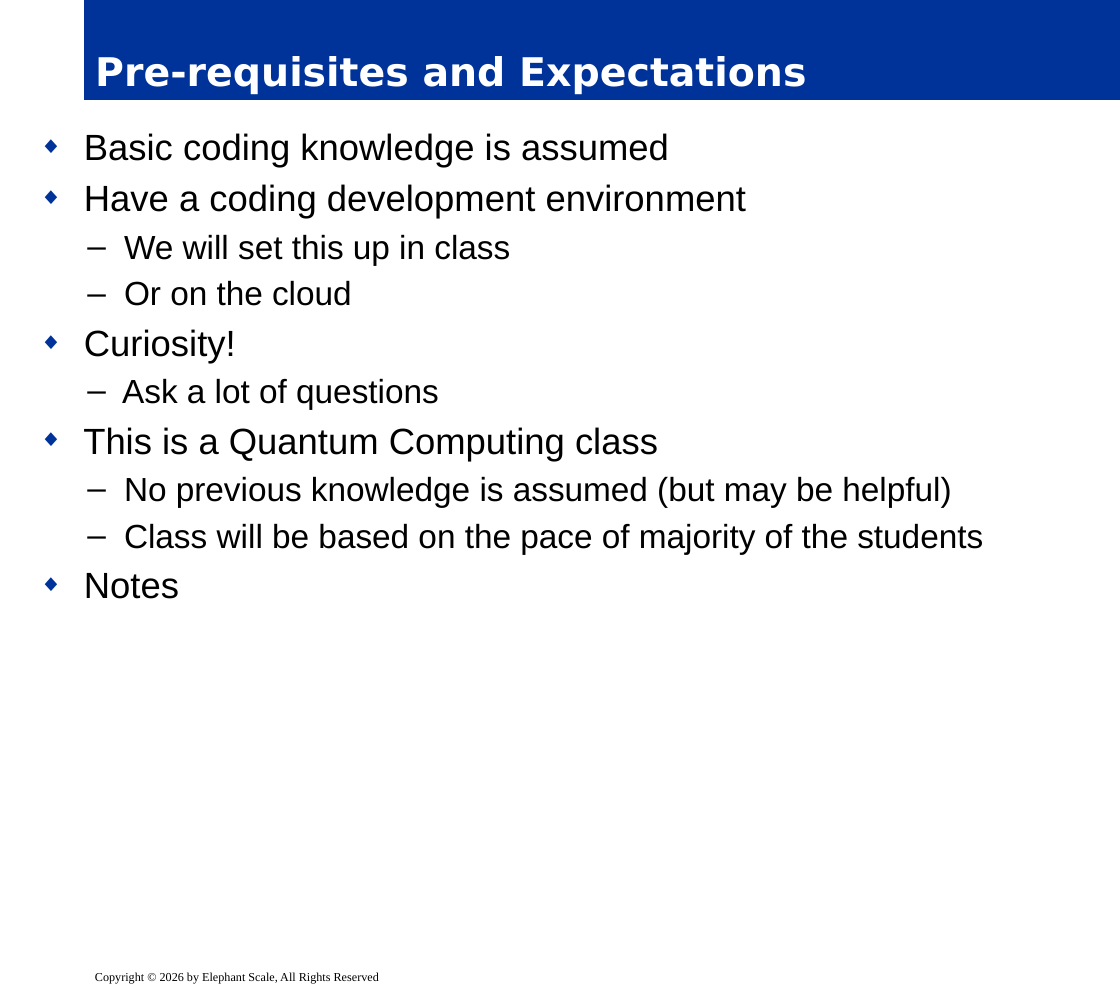
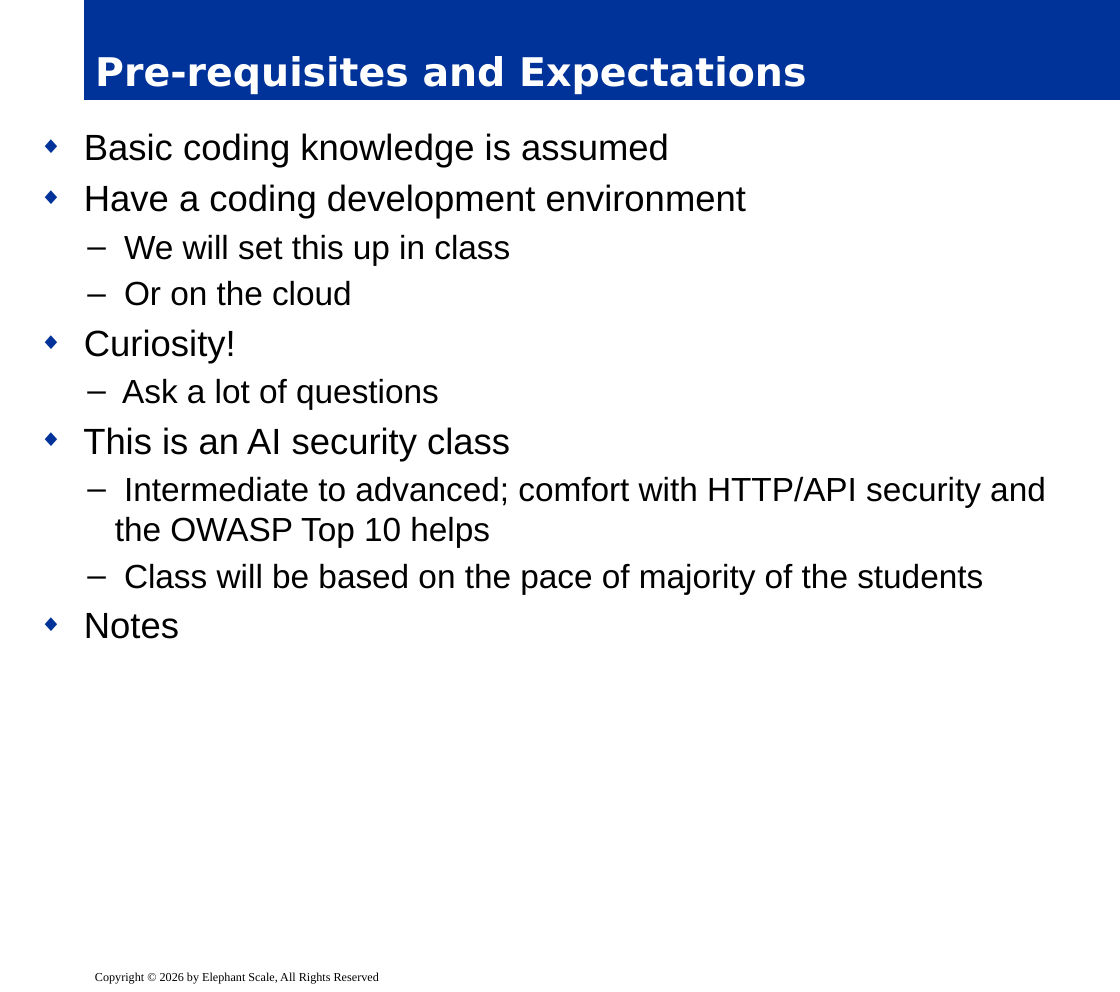
Before and after one commit to elephantscale/AI-Security-for-Security-Teams, a slide deck: slide 3 of slides/release/00__about.pptx. Drawn at 1120x992 pixels with LibreOffice and Linux fonts; fonts in the diff are those of the drawing; background and template pictures are left out. Boxes give left, top, right and bottom in pixels: in the first picture for what was removed or moved away, otherwise in the second. Text is boxed around its words. In the diff, an @@ line names an element or a change of style, - is before the commit and + after.

```diff
--- a/slides/release/00__about.pptx
+++ b/slides/release/00__about.pptx
@@ text at [83, 427, 1046, 547]: text changed @@
-◆ This is a Quantum Computing class
-  – No previous knowledge is assumed (but may be helpful)
+◆ This is an AI security class
+  – Intermediate to advanced; comfort with HTTP/API security and the OWASP Top 10 helps
```
Also in this commit, not shown: 1 other slide changed, 1 other file.
